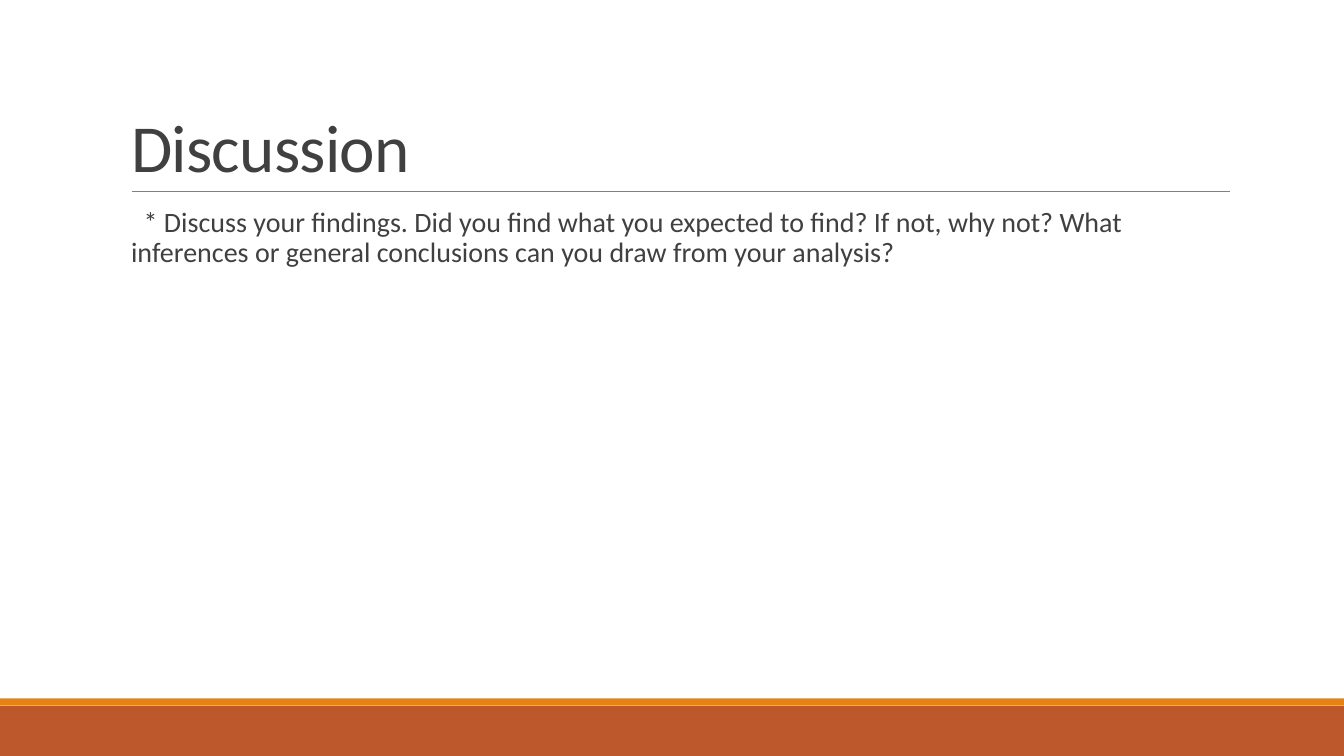
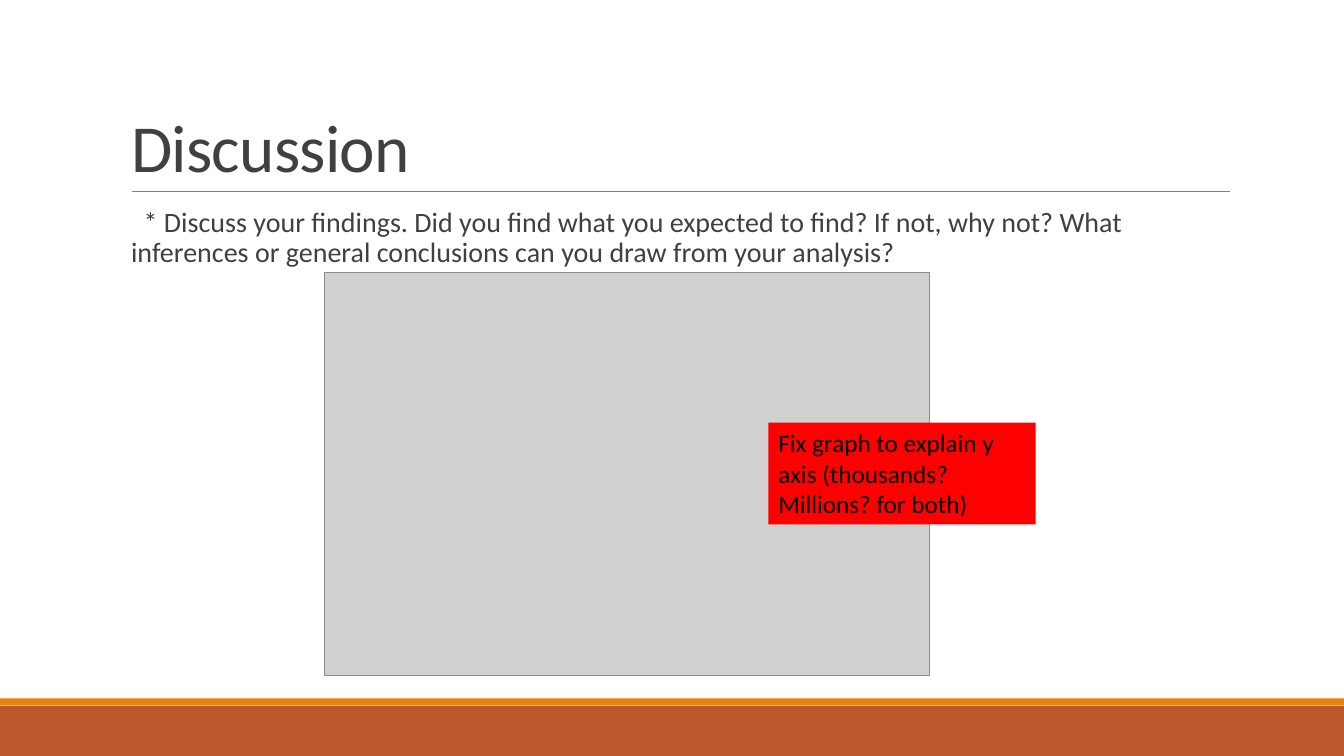
Before and after one commit to grahamb001/Project1, a slide deck: slide 9 of Project 1 Presentation Templatebg.pptx (slide 6 before the commit). Drawn at 1344x756 pixels with LibreOffice and Linux fonts; fonts in the diff are those of the drawing; grey boxes stand for pictures. Boxes give left, top, right and bottom in pixels: in the first picture for what was removed or moved away, otherwise in the second. Text is boxed around its words. In the diff, an @@ line names an element or a change of style, - is before the commit and + after.

```diff
--- a/Project 1 Presentation Templatebg.pptx
+++ b/Project 1 Presentation Templatebg.pptx
@@ picture added at (x1=325, y1=272, x2=930, y2=676) @@
@@ rectangle added at (x1=768, y1=422, x2=1035, y2=524), fill #FF0000, 18 pt, text #000000 @@
+Fix graph to explain y axis (thousands? Millions? for both)
```
Also in this commit, not shown: 2 other slides changed, 3 slides added.
